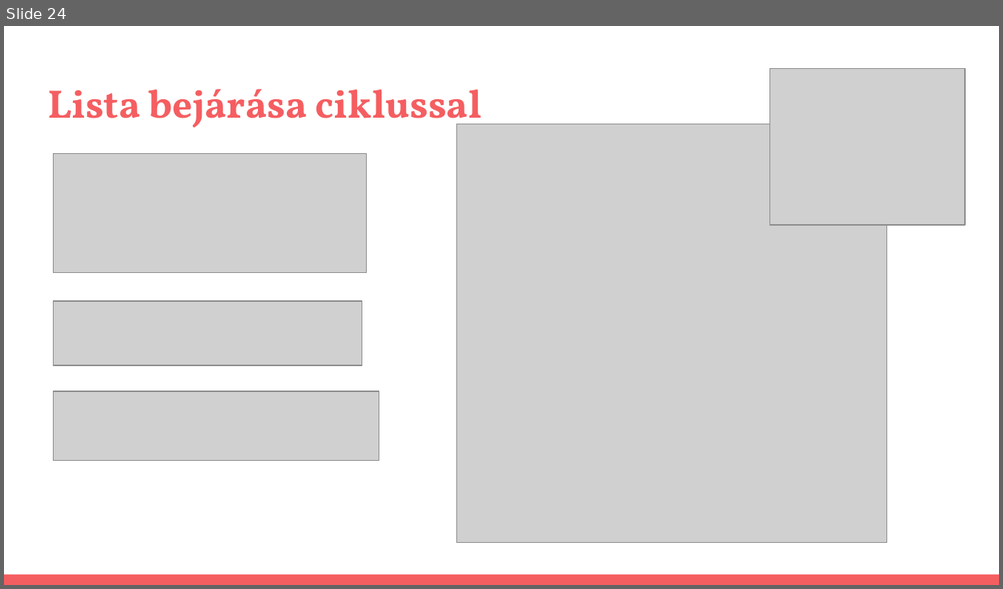
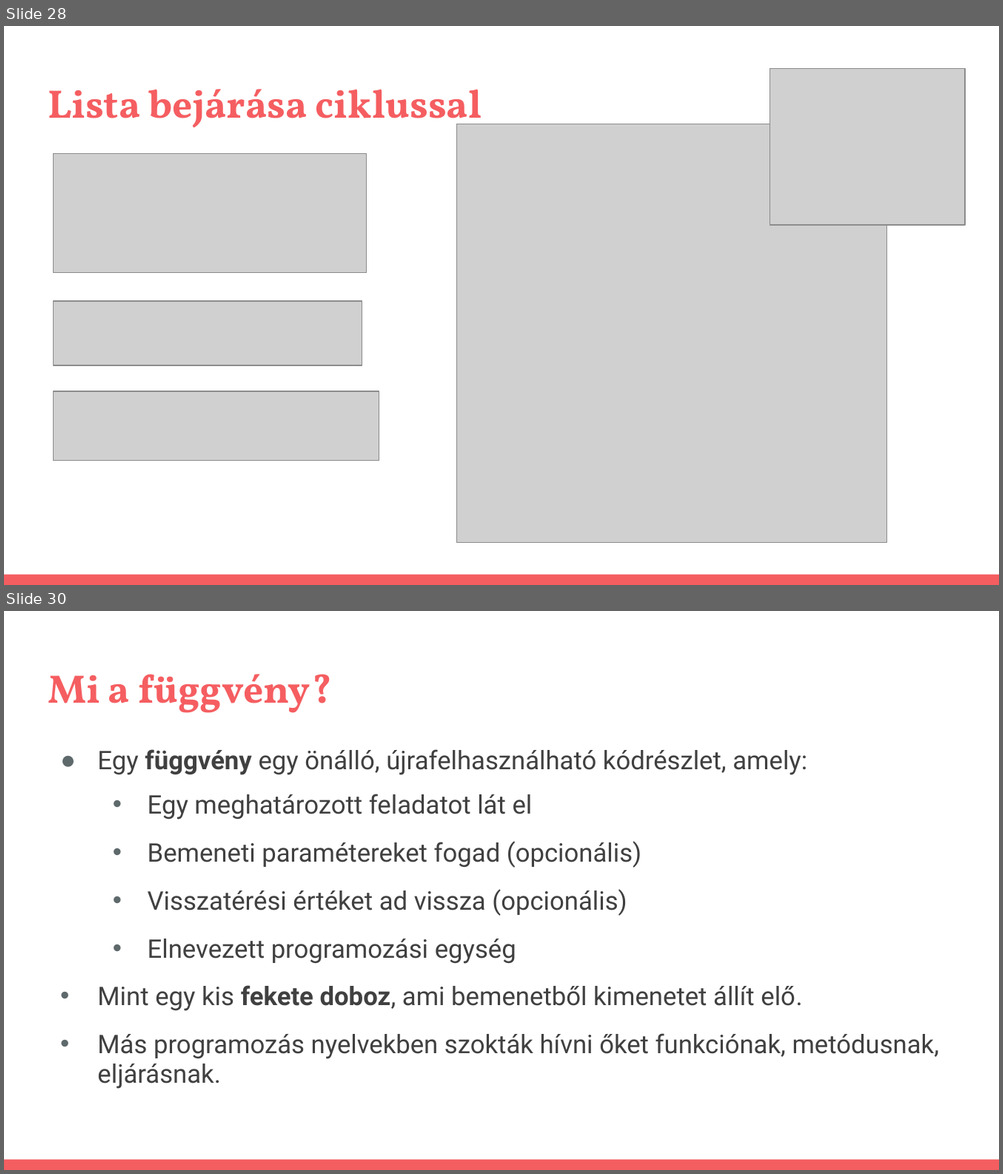
Before and after one commit to pisti72/infoka, a slide deck: prog/Bevezetés a Programozás Világába.pptx. Shown one above the other, each under a label of ours: slide 24 before the commit, slides 28 and 30 after it; the slides between them are not shown. The pictures are 1003x589 and 1003x1174 pixels, drawn with LibreOffice and Linux fonts; fonts in the diff are those of the drawing; grey boxes stand for pictures. Boxes give left, top, right and bottom in pixels: in the first picture for what was removed or moved away, otherwise in the second. Text is boxed around its words. In the diff, an @@ line names an element or a change of style, - is before the commit and + after.

```diff
--- a/prog/Bevezetés a Programozás Világába.pptx
+++ b/prog/Bevezetés a Programozás Világába.pptx
@@ slide 30 added at (x1=4, y1=611, x2=999, y2=1170), background #FFFFFF; not listed: 1 template element that a slide beside it also shows @@
@@ title added at (x1=48, y1=674, x2=332, y2=713), 28.8 pt, text #F55E61, bold @@
+Mi a függvény?
@@ text added at (x1=97, y1=749, x2=939, y2=1089), 18.6 pt, text #404040 @@
+● Egy függvény egy önálló, újrafelhasználható kódrészlet, amely:
+  • Egy meghatározott feladatot lát el
+  • Bemeneti paramétereket fogad (opcionális)
+  • Visszatérési értéket ad vissza (opcionális)
+  • Elnevezett programozási egység
+• Mint egy kis fekete doboz, ami bemenetből kimenetet állít elő.
+• Más programozás nyelvekben szokták hívni őket funkciónak, metódusnak, eljárásnak.
@@ what was slide 24 is now slide 28 @@
```
Also in this commit, not shown: 6 slides changed, 18 other slides added, 2 other files.
